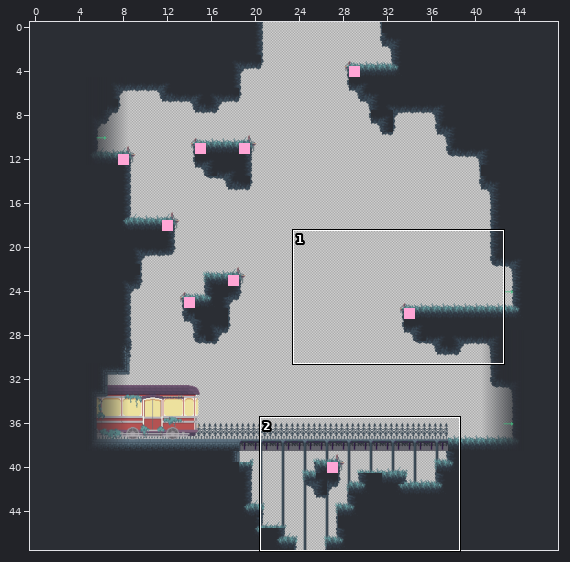
An edit to a level. Tiled map, Worlds/Forest/S6_1.tmx. The picture above shows the old version from afar; the outline marks the close-up.
Close-up. The starting point:
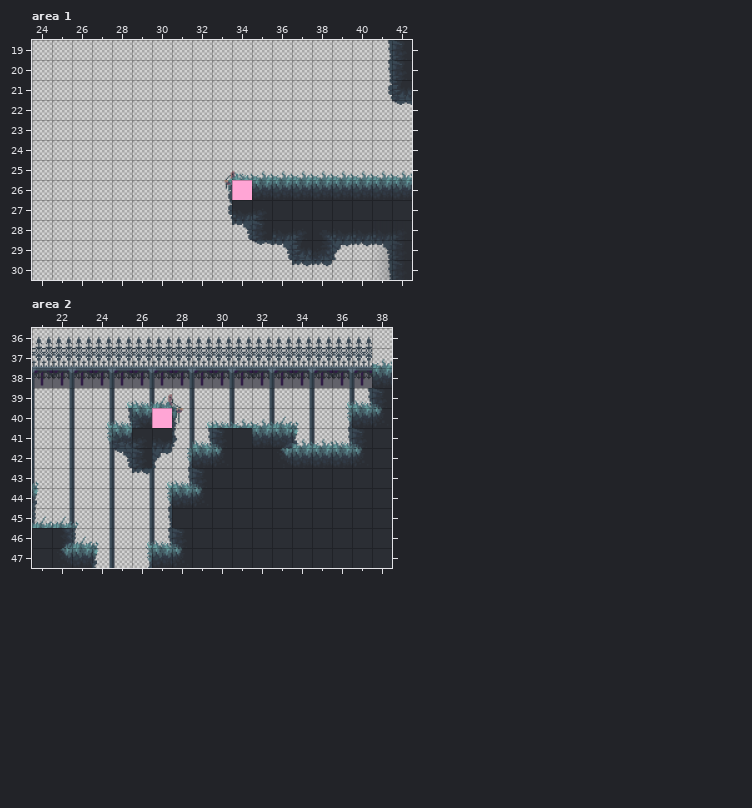
Cells are 160x160 px. Shown: area 1 x 24..42, y 19..30; area 2 x 21..38, y 36..47. The commit also changed other parts of the map, which this record leaves out.
New version:
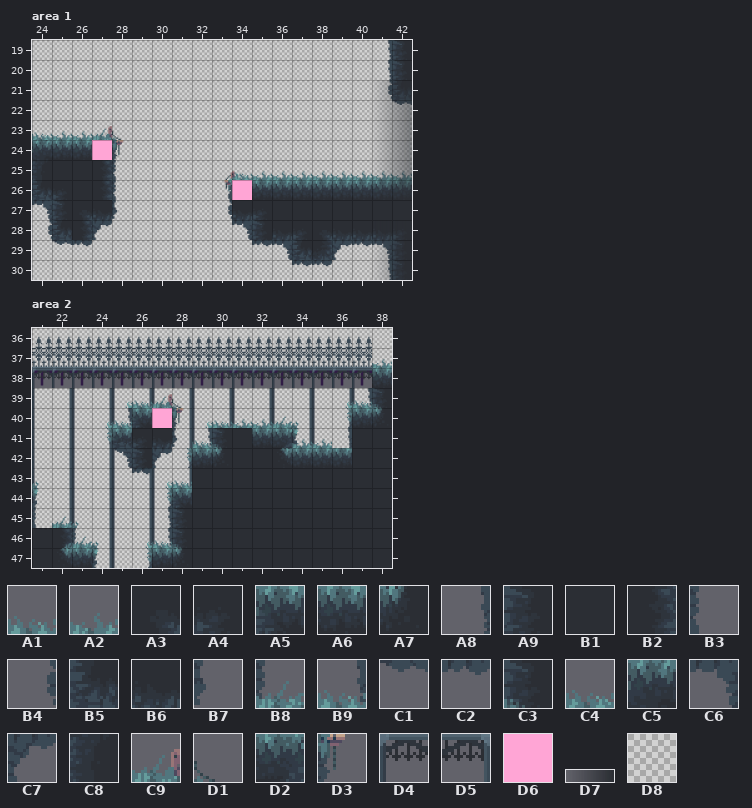
Key: from "Forest": A1 1, A2 2, A3 5, A4 6, A5 17, A6 18, A7 22, A8 32, A9 33, B1 34, B2 35, B3 36, B4 48, B5 49, B6 50, B7 52, B8 53, B9 54, C1 65, C2 66, C3 86, C4 132, C5 148, C6 149, C7 150, C8 164, C9 178, D1 179, D2 194, D3 195, D4 212, D5 213; from "Specials": D6 2 "corn", D7 7 "trav2"; from "wireframe_purple16": D8 0.
__ is an empty cell, ## one hidden under a higher layer.
Objects are placed by their top-left corner, in cells (3,4 is the top-left corner of cell 3,4); size is 1x1 cell unless given.
Changes in this commit:
{"where": "layer \"wireframe\", area 1"}
{"y":24,"x":24,"old":"D8 D8 D8 D8","new":"## ## ## ##"}
{"y":25,"x":24,"old":"D8 D8 D8 D8","new":"## ## ## ##"}
{"y":26,"x":24,"old":"D8 D8 D8 D8","new":"## ## ## ##"}
{"y":27,"x":25,"old":"D8 D8 D8","new":"## ## ##"}
{"y":28,"x":25,"old":"D8 D8","new":"## ##"}
{"where": "layer \"Grass\", area 1"}
{"y":23,"x":24,"old":"__ __ __ __ __","new":"C4 A2 A2 C9 D1"}
{"y":24,"x":24,"old":"__ __ __ __ __","new":"C5 A6 A6 D2 D3"}
{"y":25,"x":24,"old":"__ __ __ __ __","new":"C8 B1 B1 B2 B3"}
{"y":26,"x":24,"old":"__ __ __ __ __","new":"B5 A4 B1 B2 B3"}
{"y":27,"x":24,"old":"__ __ __ __ __","new":"C6 A9 A3 B6 B7"}
{"y":28,"x":24,"old":"__ __ __ __","new":"B4 B5 B2 C7"}
{"y":29,"x":25,"old":"__ __","new":"C1 C2"}
{"y":29,"x":35,"old":"C1","new":"C2"}
{"where": "layer \"Details\", area 1"}
{"y":21,"x":41,"old":"__","new":"D7"}
{"y":22,"x":41,"old":"__","new":"D7"}
{"y":23,"x":41,"old":"__","new":"D7"}
{"y":24,"x":41,"old":"__","new":"D7"}
{"y":25,"x":41,"old":"__","new":"D7"}
{"y":26,"x":41,"old":"__","new":"D7"}
{"where": "layer \"Ledges\", area 1"}
{"now": "D6 \"corn\" at 27,24"}
{"where": "layer \"Grass\", area 2"}
{"y":38,"x":22,"old":"D5","new":"D4"}
{"y":38,"x":24,"old":"D5","new":"D4"}
{"y":38,"x":26,"old":"D5","new":"D4"}
{"y":38,"x":28,"old":"D5","new":"D4"}
{"y":38,"x":30,"old":"D5","new":"D4"}
{"y":38,"x":32,"old":"D5","new":"D4"}
{"y":38,"x":34,"old":"D5","new":"D4"}
{"y":38,"x":36,"old":"D5","new":"D4"}
{"y":41,"x":36,"old":"B9 C3","new":"A8 B1"}
{"y":42,"x":37,"old":"A7","new":"B1"}
{"y":43,"x":28,"old":"B9 C3","new":"A1 B1"}
{"y":44,"x":28,"old":"A6 A7","new":"A5 B1"}
{"y":45,"x":21,"old":"B8","new":"B3"}
{"y":45,"x":28,"old":"B1","new":"A9"}
